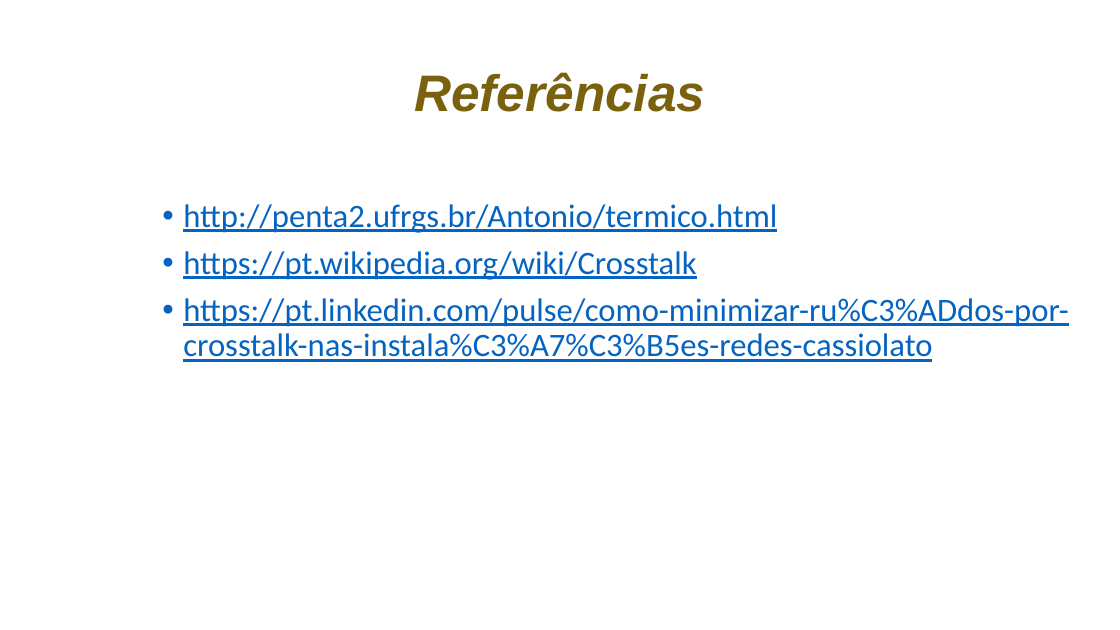
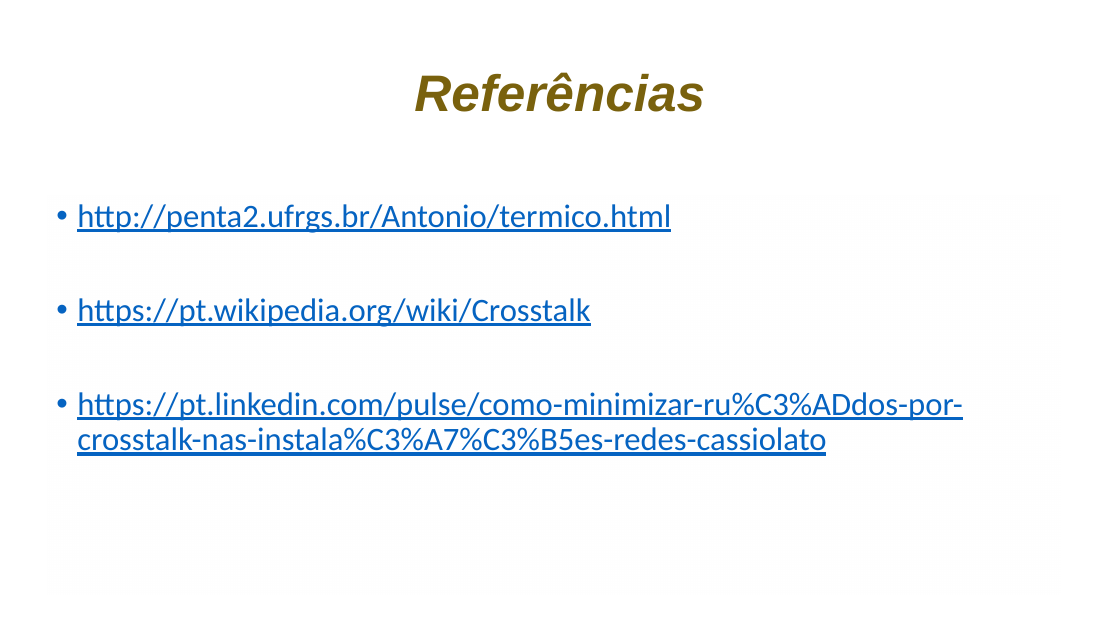
Before and after one commit to diegortx/redes1, a slide deck: slide 13 of Tipos de Ruídos.pptx (slide 14 before the commit). Drawn at 1120x630 pixels with LibreOffice and Linux fonts; fonts in the diff are those of the drawing; background and template pictures are left out. Boxes give left, top, right and bottom in pixels: in the first picture for what was removed or moved away, otherwise in the second. Text is boxed around its words. In the diff, an @@ line names an element or a change of style, - is before the commit and + after.

```diff
--- a/Tipos de Ruídos.pptx
+++ b/Tipos de Ruídos.pptx
@@ text "http://penta2.ufrgs.br/Antonio/termico.html" rewrapped from (183,204,1069,362) to (77,204,963,456) @@
```
Also in this commit, not shown: 9 other slides changed, 2 slides added, 3 slides removed.
